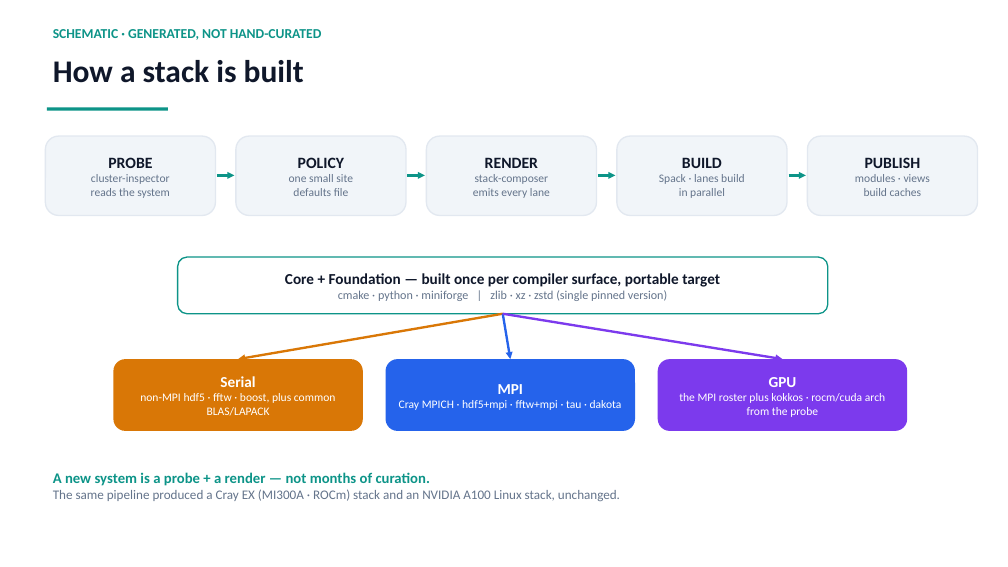
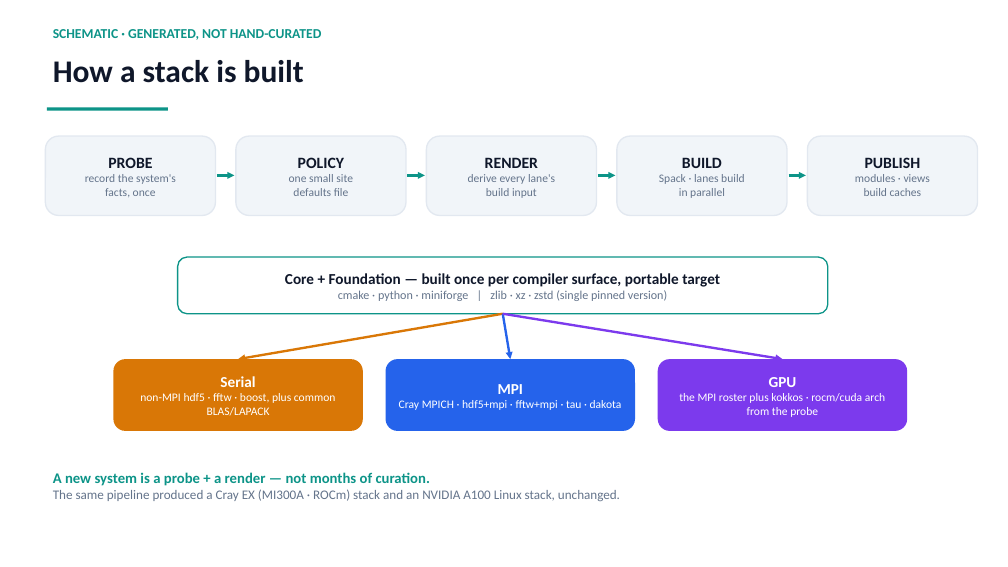
Before and after one commit to ray12514/stack-planning, a slide deck: slide 4 of presentations/cse_lanes_model.pptx. Drawn at 1008x567 pixels with LibreOffice and Linux fonts; fonts in the diff are those of the drawing. Boxes give left, top, right and bottom in pixels: in the first picture for what was removed or moved away, otherwise in the second. Text is boxed around its words. In the diff, an @@ line names an element or a change of style, - is before the commit and + after.

Commit message:
Deck: make the pipeline slide tool-neutral
The probe and render stages named internal tools (cluster-inspector,
stack-composer). The process stands on its own and can be followed by
hand; the stages now describe what happens, not which program does it.
Spack stays named — building with ordinary Spack commands is part of the
story.

```diff
--- a/presentations/cse_lanes_model.pptx
+++ b/presentations/cse_lanes_model.pptx
@@ text in rounded rectangle at (85,174,176,197): text changed @@
-cluster-inspector
-reads the system
+record the system's
+facts, once
@@ text in rounded rectangle at (468,174,555,198): text changed @@
-stack-composer
-emits every lane
+derive every lane's
+build input
```
Also in this commit, not shown: 1 other file.
